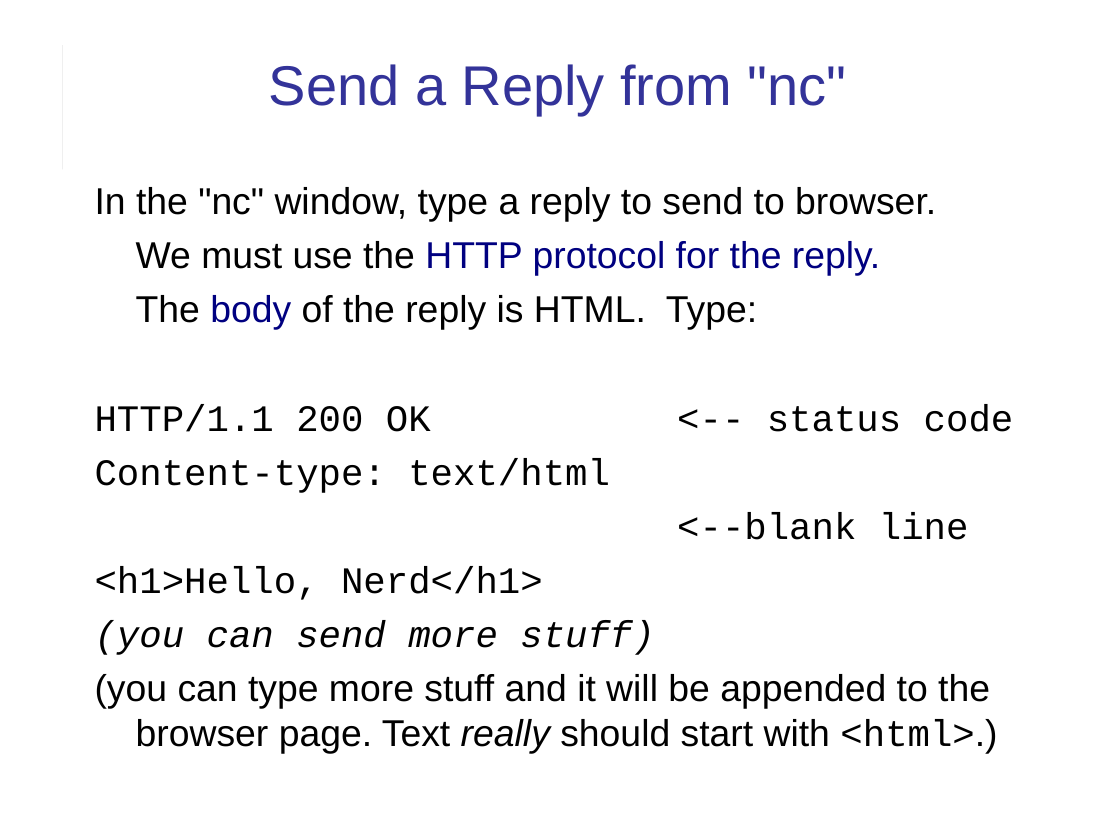
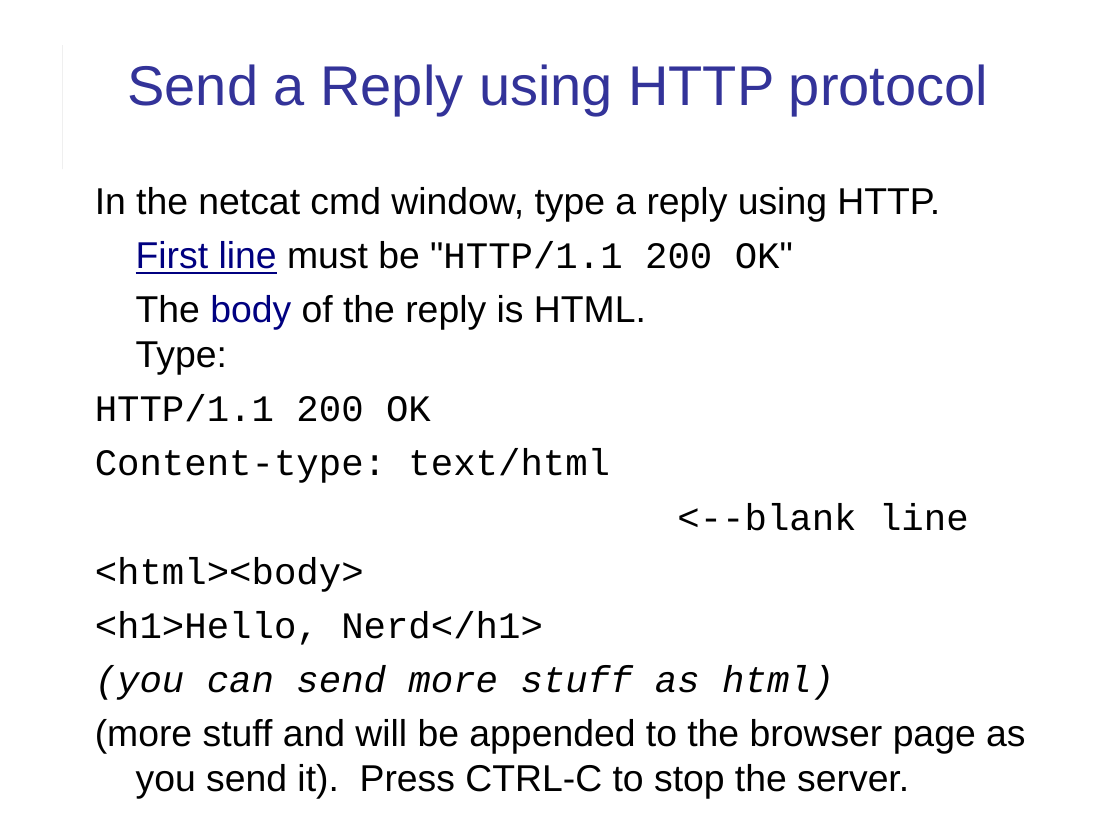
Before and after one commit to cpske/ISP, a slide deck: slide 8 of web/HTTP-in-Action.ppt (slide 7 before the commit). Drawn at 1120x840 pixels with LibreOffice and Linux fonts; fonts in the diff are those of the drawing. Boxes give left, top, right and bottom in pixels: in the first picture for what was removed or moved away, otherwise in the second. Text is boxed around its words. In the diff, an @@ line names an element or a change of style, - is before the commit and + after.

Commit message:
update slides on HTTP.  Added links in index.

```diff
--- a/web/HTTP-in-Action.ppt
+++ b/web/HTTP-in-Action.ppt
@@ title at box(128, 64, 988, 115): text changed @@
-Send a Reply from "nc"
+Send a Reply using HTTP protocol
@@ text at box(95, 187, 940, 274): text changed @@
-In the "nc" window, type a reply to send to browser.
-We must use the HTTP protocol for the reply.
+In the netcat cmd window, type a reply using HTTP.
+First line must be "HTTP/1.1 200 OK"
@@ text at box(95, 395, 431, 422): text changed @@
-HTTP/1.1 200 OK <-- status code
+HTTP/1.1 200 OK
@@ text at box(95, 449, 969, 645): indent changed @@
@@ text at box(95, 557, 364, 592): paragraph added @@
+<html><body>
@@ text at box(95, 665, 1025, 799): text changed @@
-(you can send more stuff)
-(you can type more stuff and it will be appended to the browser page. Text really should start with <html>.)
+(you can send more stuff as html)
+(more stuff and will be appended to the browser page as you send it). Press CTRL-C to stop the server.
```
Also in this commit, not shown: 12 other slides changed, 7 slides added, 2 slides removed, 4 other files.
